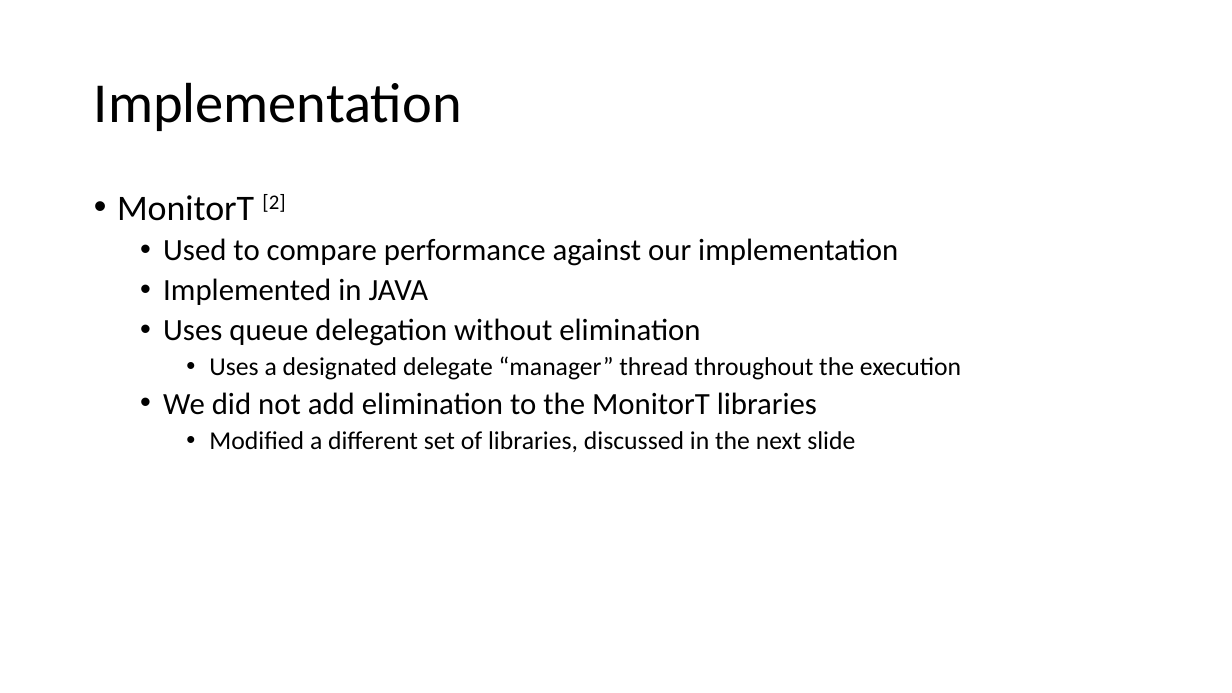
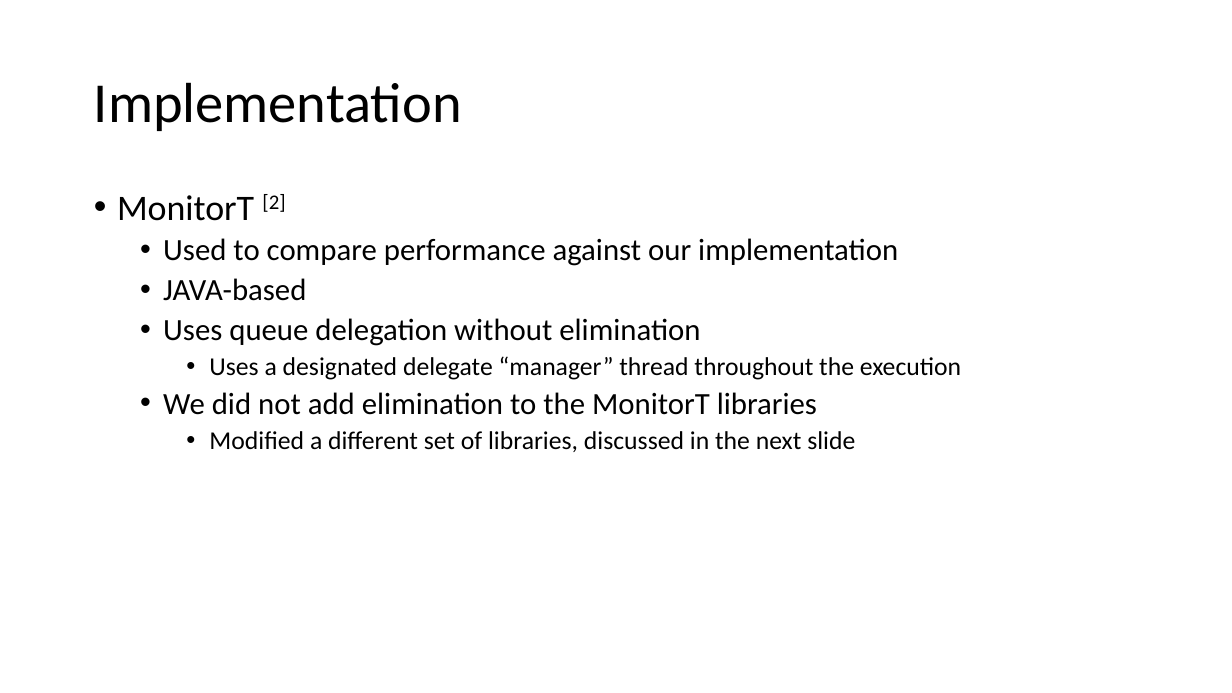
Before and after one commit to echoukse/MulticoreProject, a slide deck: slide 6 of report/Shared Stack Implementation and Analysis Using Queue Delegation.pptx (slide 5 before the commit). Drawn at 1232x693 pixels with LibreOffice and Linux fonts; fonts in the diff are those of the drawing. Boxes give left, top, right and bottom in pixels: in the first picture for what was removed or moved away, otherwise in the second. Text is boxed around its words. In the diff, an @@ line names an element or a change of style, - is before the commit and + after.

```diff
--- a/report/Shared Stack Implementation and Analysis Using Queue Delegation.pptx
+++ b/report/Shared Stack Implementation and Analysis Using Queue Delegation.pptx
@@ text at box(163, 278, 306, 301): text changed @@
-  • Implemented in JAVA
+  • JAVA-based
```
Also in this commit, not shown: 3 other slides changed, 2 slides added.
